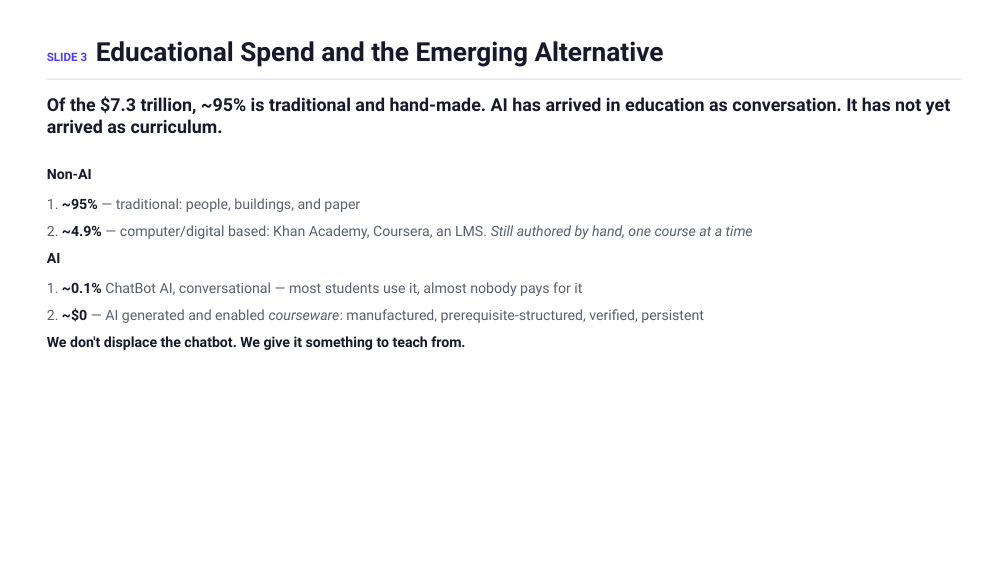
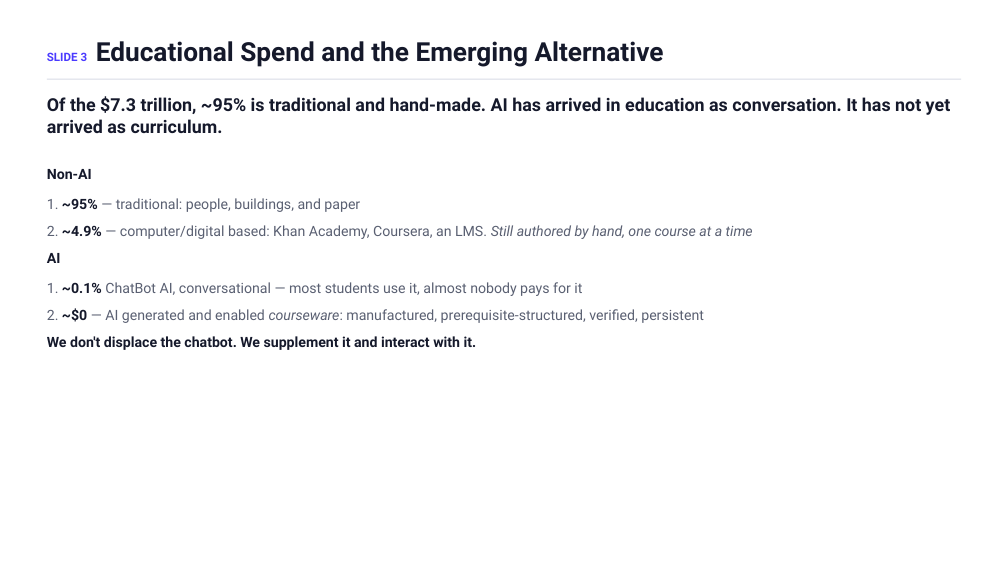
Before and after one commit to ChuckIrvine/qlaudia, a slide deck: slide 3 of pitch_deck/qlaudia_pitch_deck.pptx. Drawn at 1008x567 pixels with LibreOffice and Linux fonts; fonts in the diff are those of the drawing. Boxes give left, top, right and bottom in pixels: in the first picture for what was removed or moved away, otherwise in the second. Text is boxed around its words. In the diff, an @@ line names an element or a change of style, - is before the commit and + after.

```diff
--- a/pitch_deck/qlaudia_pitch_deck.pptx
+++ b/pitch_deck/qlaudia_pitch_deck.pptx
@@ text at (47, 336, 477, 350): text changed @@
-We don't displace the chatbot. We give it something to teach from.
+We don't displace the chatbot. We supplement it and interact with it.
```
Also in this commit, not shown: 3 other slides changed, 2 other files.
